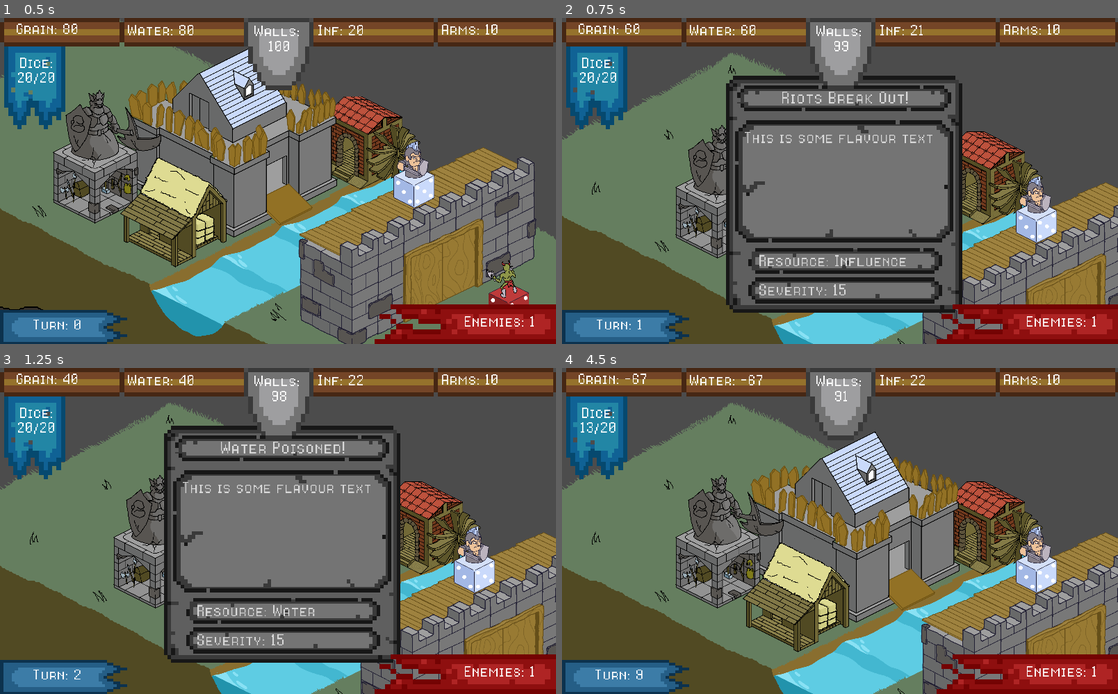
Above: before the commit, frames 1-4 (two rows, left to right).
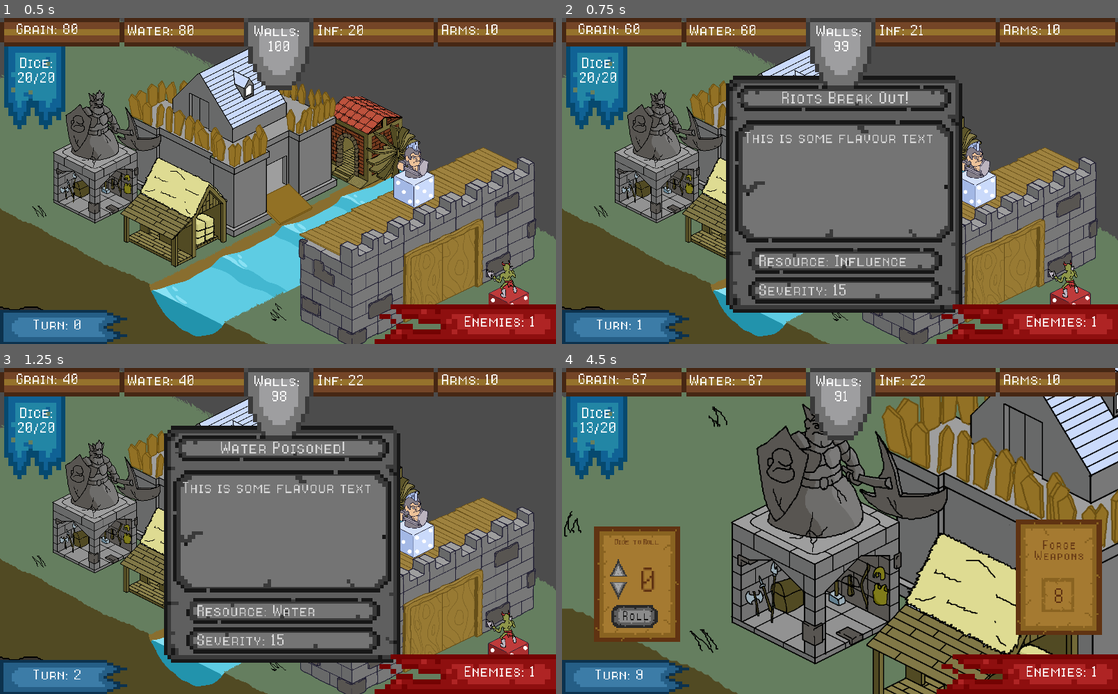
Above: after the commit, the same moments.

Repository: CapsCollective/rng-stronghold
Game: Godot game, scene res://scenes/main.tscn
Two runs of this game, one before a commit and one after it. Both use one fixed random seed, a clock stepped at 60 frames per second and the inputs below.
Inputs (mouse positions are in pixels of both pictures, inside the frame that each line leads up to):
- Up to frame 1 (0.5 s): no input
- Up to frame 2 (0.75 s): tap Enter (ui_accept) at 0.5 s; move the mouse to (934, 145) at 0.52 s; hold Right mouse button (rmb) from 0.53 s (still down); click (934, 145) at 0.67 s
- Up to frame 3 (1.25 s): keep holding Right mouse button (rmb); tap Enter (ui_accept) at 0.77 s
- Up to frame 4 (4.5 s): tap Enter (ui_accept) at 1.25, 1.52, 2, 2.75, 3.02, 3.5, 3.77 s; move the mouse to (862, 517) at 1.27 s; release Right mouse button (rmb) at 1.28 s; click (862, 517) at 1.35 s; right-click (862, 517) at 1.55 s; move the mouse to (728, 540) at 2.02 s; hold Right mouse button (rmb) 2.03-2.78 s; click (728, 540) at 2.17 s; move the mouse to (795, 596) at 2.77 s; right-click (795, 596) at 2.85 s; click (795, 596) at 2.92 s; move the mouse to (1040, 583) at 3.52 s; press the mouse at (1040, 583) at 3.53 s; right-click (1040, 583) at 3.8 s; tap Escape (ui_cancel) at 4.15 s; move the mouse to (673, 482) at 4.27 s; release the mouse at (673, 482) at 4.28 s; right-click (673, 482) at 4.35 s; click (673, 482) at 4.42 s

Frame 1 is identical in both runs. In frame 2, 24% of the frame differs, in the area x 0-100%, y 0-100%; in frame 3, 24%; in frame 4, 62%.

Commit message:
Solved camera bug

Diff:
--- a/scripts/buildings.gd
+++ b/scripts/buildings.gd
@@ -1,6 +1,7 @@
 extends Node2D
 
 onready var camera = $"../Camera2D"
+onready var resting_pos = camera.global_position
 
 var zoomed = false
 
@@ -21,6 +22,6 @@
 
 func close_building():
 	camera.zoom = Vector2(1, 1)
-	camera.position = Vector2(get_viewport().size.x/2, get_viewport().size.y/2)
+	camera.position = resting_pos
 	zoomed = false
 	$"../HUDCanvas/BuildingInterface".visible = false
